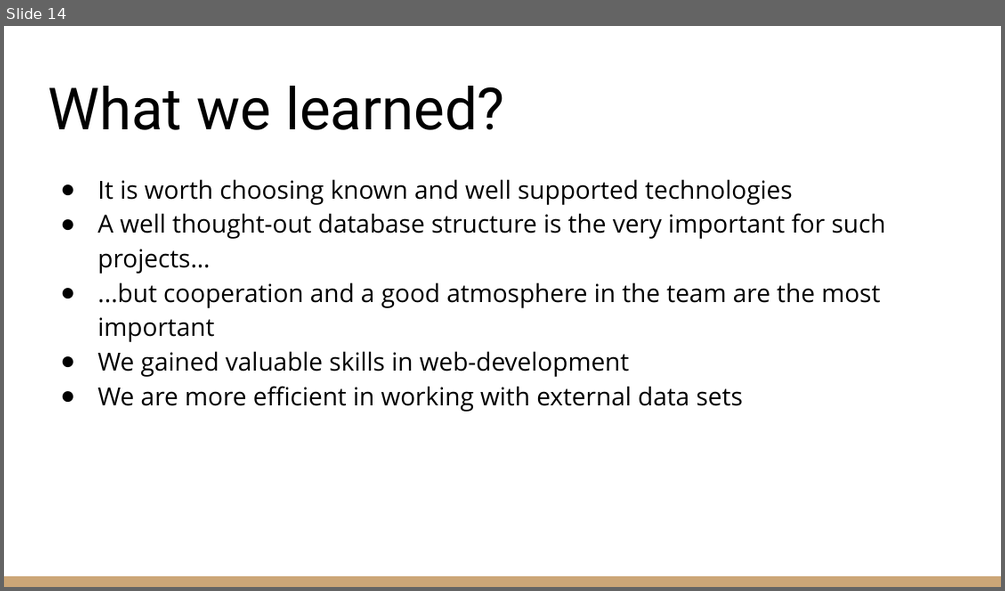
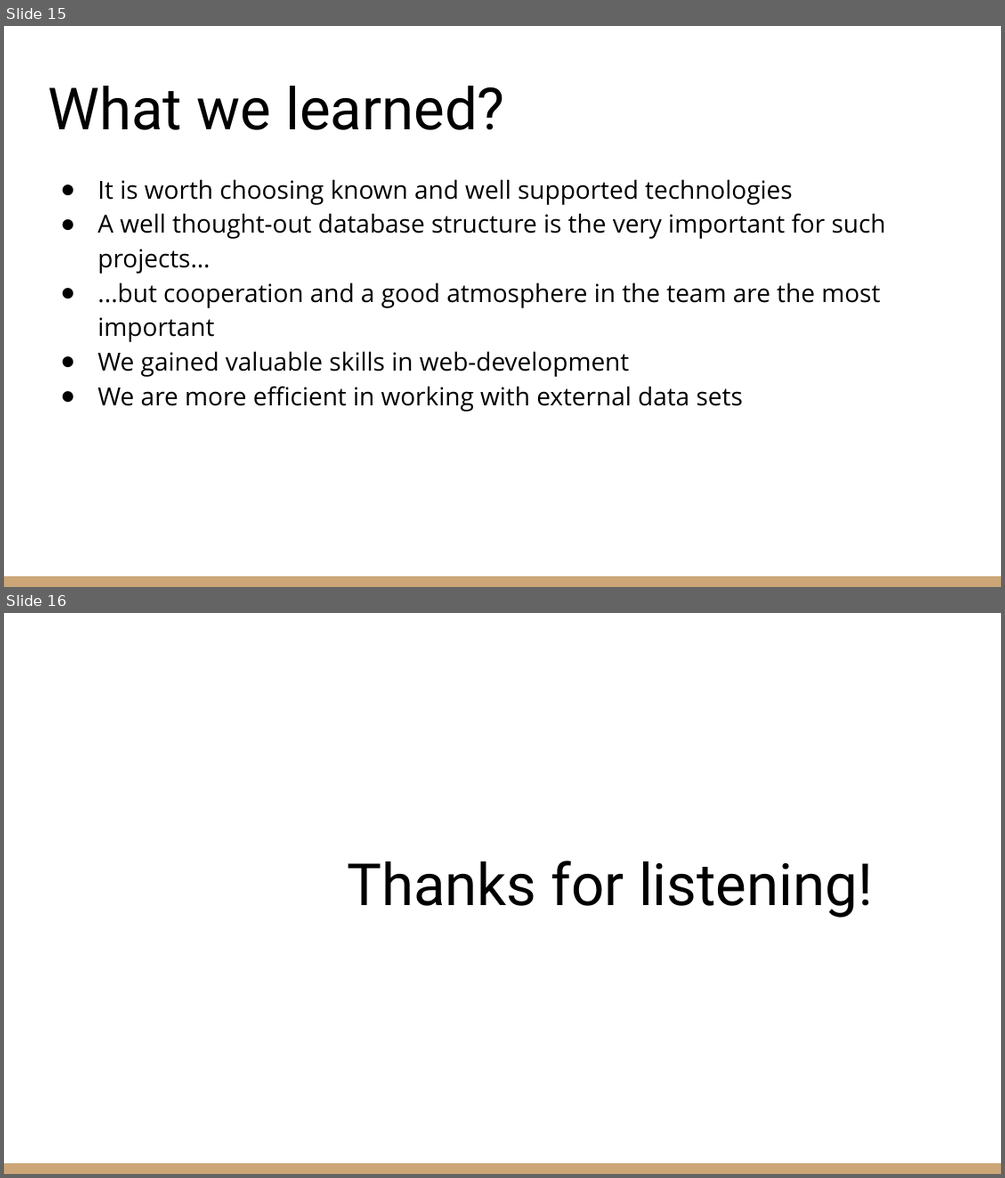
Before and after one commit to ductung2101/WebDB, a slide deck: Web DB - Final Presentation.pptx. Shown one above the other, each under a label of ours: slide 14 before the commit, slides 15 and 16 after it. The pictures are 1005x591 and 1005x1178 pixels, drawn with LibreOffice and Linux fonts; fonts in the diff are those of the drawing. Boxes give left, top, right and bottom in pixels: in the first picture for what was removed or moved away, otherwise in the second. Text is boxed around its words. In the diff, an @@ line names an element or a change of style, - is before the commit and + after.

```diff
--- a/Web DB - Final Presentation.pptx
+++ b/Web DB - Final Presentation.pptx
@@ slide 16 added at (x1=4, y1=613, x2=1001, y2=1174), background #FFFFFF; not listed: 1 template element that a slide beside it also shows @@
@@ title added at (x1=347, y1=860, x2=873, y2=917), 42 pt, text #000000 @@
+Thanks for listening!
@@ what was slide 14 is now slide 15 @@
```
Also in this commit, not shown: 2 slides changed.
